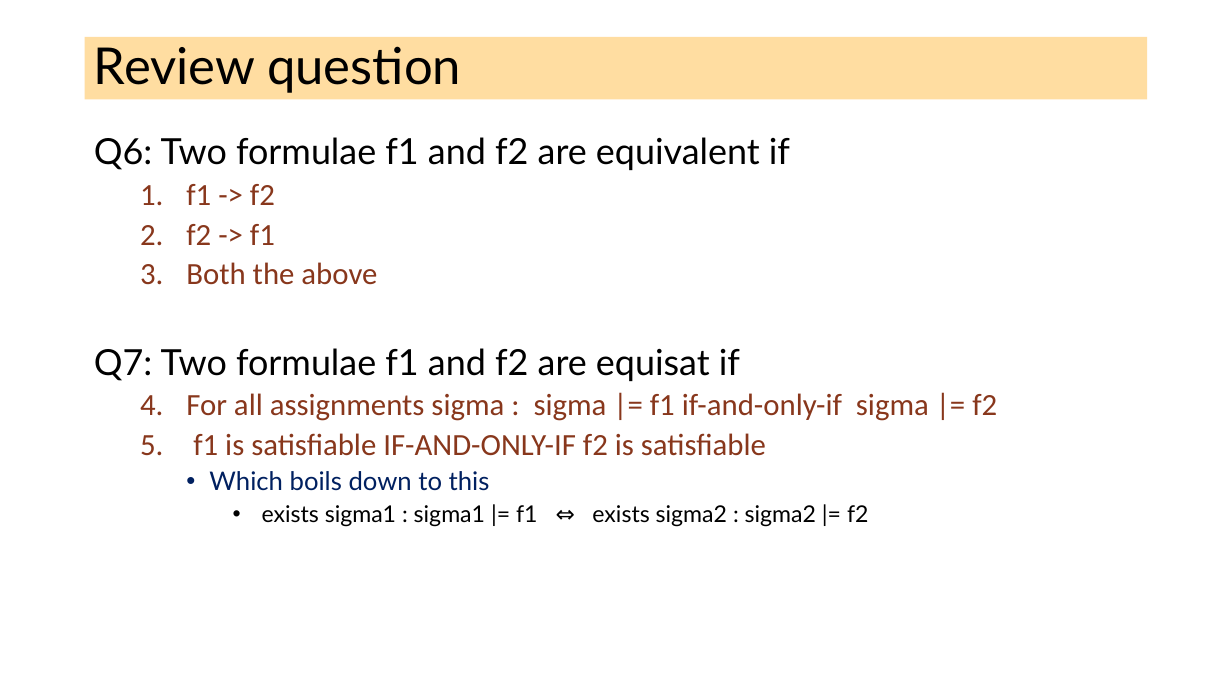
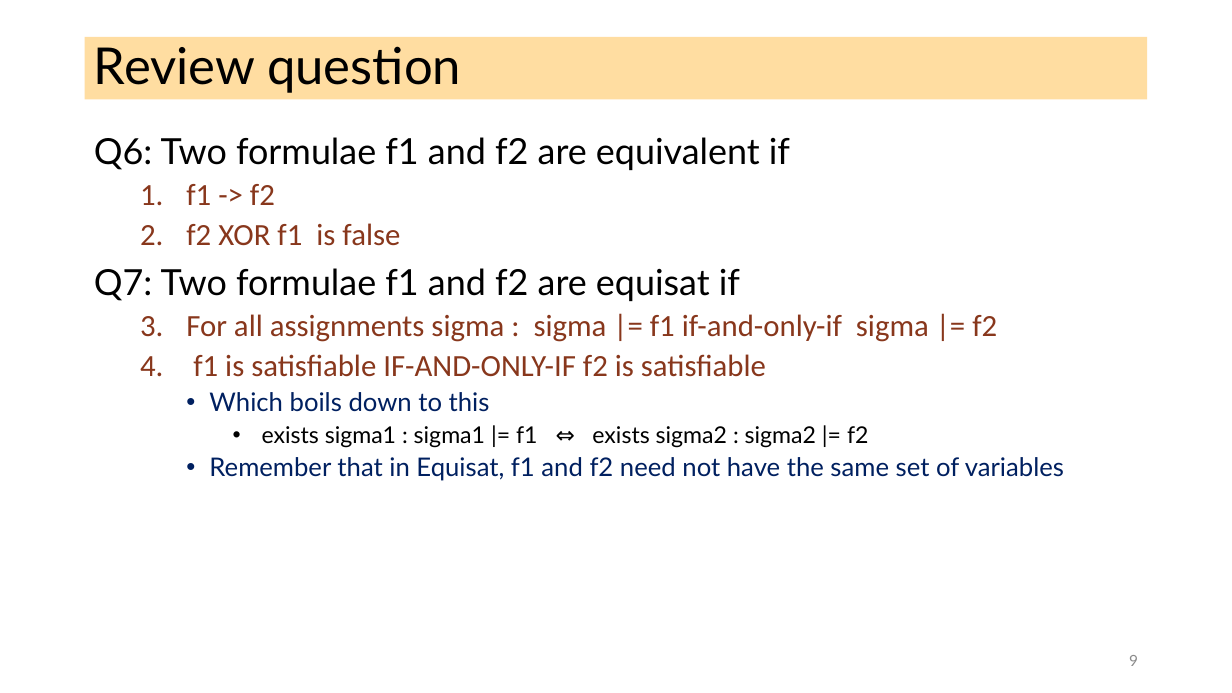
Before and after one commit to ganeshutah/cs6110s22, a slide deck: slide 9 of Lec7/Lec7.pptx. Drawn at 1232x693 pixels with LibreOffice and Linux fonts; fonts in the diff are those of the drawing. Boxes give left, top, right and bottom in pixels: in the first picture for what was removed or moved away, otherwise in the second. Text is boxed around its words. In the diff, an @@ line names an element or a change of style, - is before the commit and + after.

```diff
--- a/Lec7/Lec7.pptx
+++ b/Lec7/Lec7.pptx
@@ text at [186, 223, 400, 246]: text changed @@
-  2. f2 -> f1
-  3. Both the above
+  2. f2 XOR f1 is false
@@ text at [209, 457, 1064, 481]: paragraph added @@
+    • Remember that in Equisat, f1 and f2 need not have the same set of variables
@@ page number added at [1129, 655, 1138, 666], 12 pt, text #8C8C8C @@
+9
```
Also in this commit, not shown: 24 other slides changed, 2 other files.
